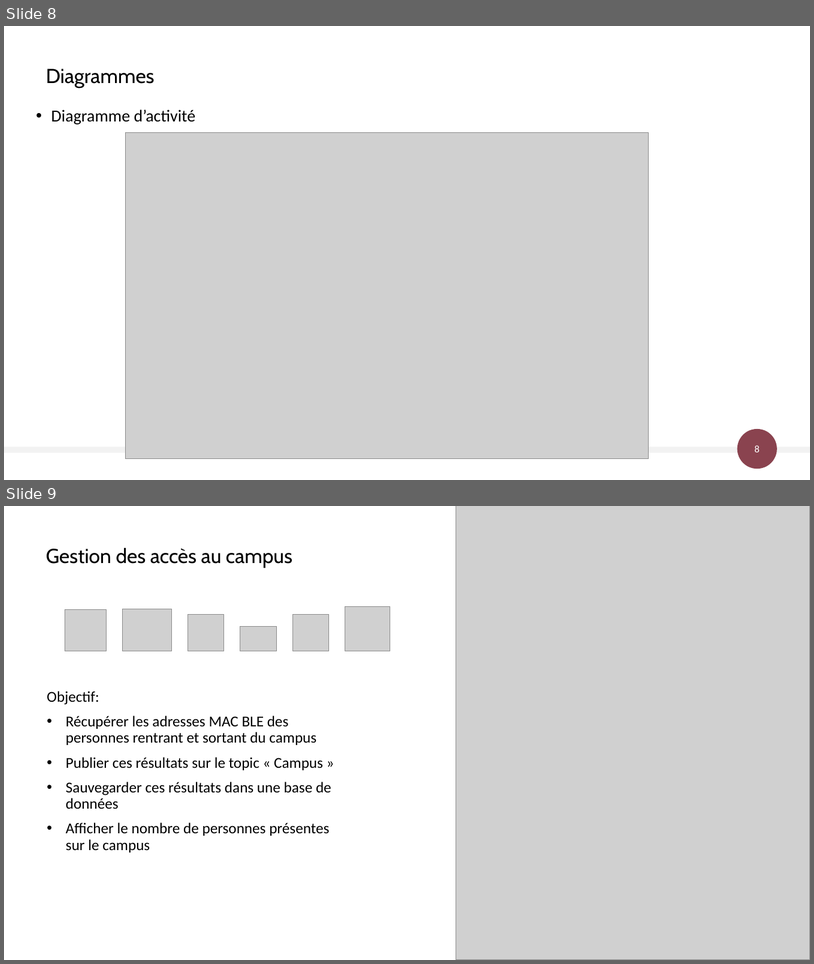
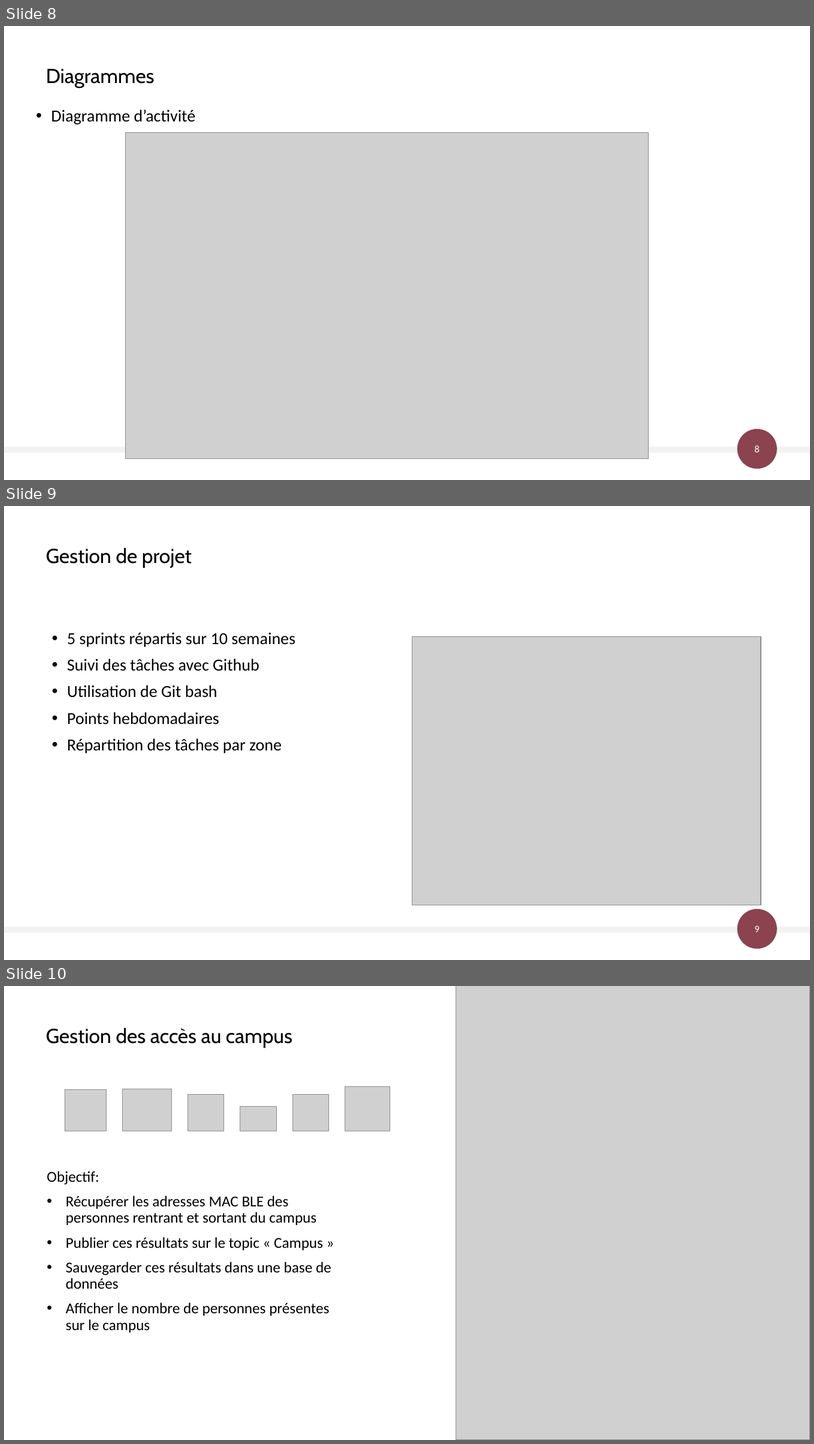
Before and after one commit to AlexandreSaxemard/GestionAccesBatiment, a slide deck: Docs/Gestion des accès au bâtiment.pptx. Shown one above the other, each under a label of ours: slides 8 and 9 before the commit, slides 8, 9 and 10 after it. The pictures are 814x964 and 814x1444 pixels, drawn with LibreOffice and Linux fonts; fonts in the diff are those of the drawing; grey boxes stand for pictures. Boxes give left, top, right and bottom in pixels: in the first picture for what was removed or moved away, otherwise in the second. Text is boxed around its words. In the diff, an @@ line names an element or a change of style, - is before the commit and + after.

```diff
--- a/Docs/Gestion des accès au bâtiment.pptx
+++ b/Docs/Gestion des accès au bâtiment.pptx
@@ slide 9 added at (x1=4, y1=506, x2=810, y2=960), background #FFFFFF; not listed: 3 template elements that a slide beside it also shows @@
@@ title added at (x1=46, y1=547, x2=192, y2=568), 24 pt, text #000000 @@
+Gestion de projet
@@ text added at (x1=67, y1=632, x2=296, y2=753), 20 pt, text #000000 @@
+• 5 sprints répartis sur 10 semaines
+• Suivi des tâches avec Github
+• Utilisation de Git bash
+• Points hebdomadaires
+• Répartition des tâches par zone
@@ picture added at (x1=413, y1=637, x2=761, y2=904) @@
@@ what was slide 9 is now slide 10 @@
```
Also in this commit, not shown: 5 slides changed, 1 other slide added, 1 slide removed.
